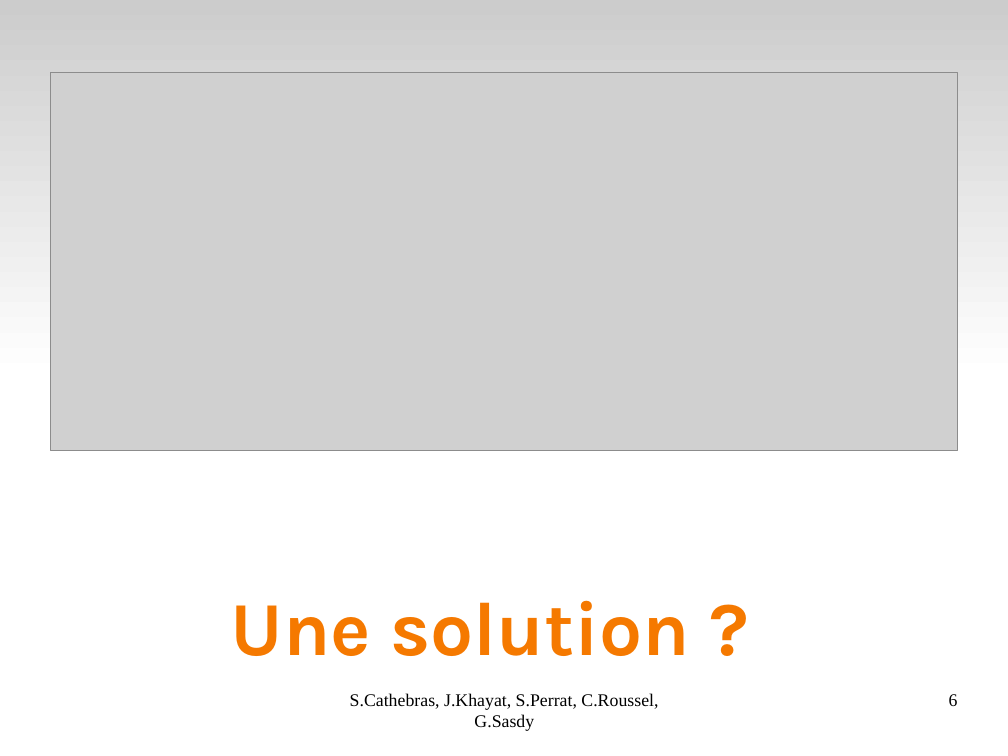
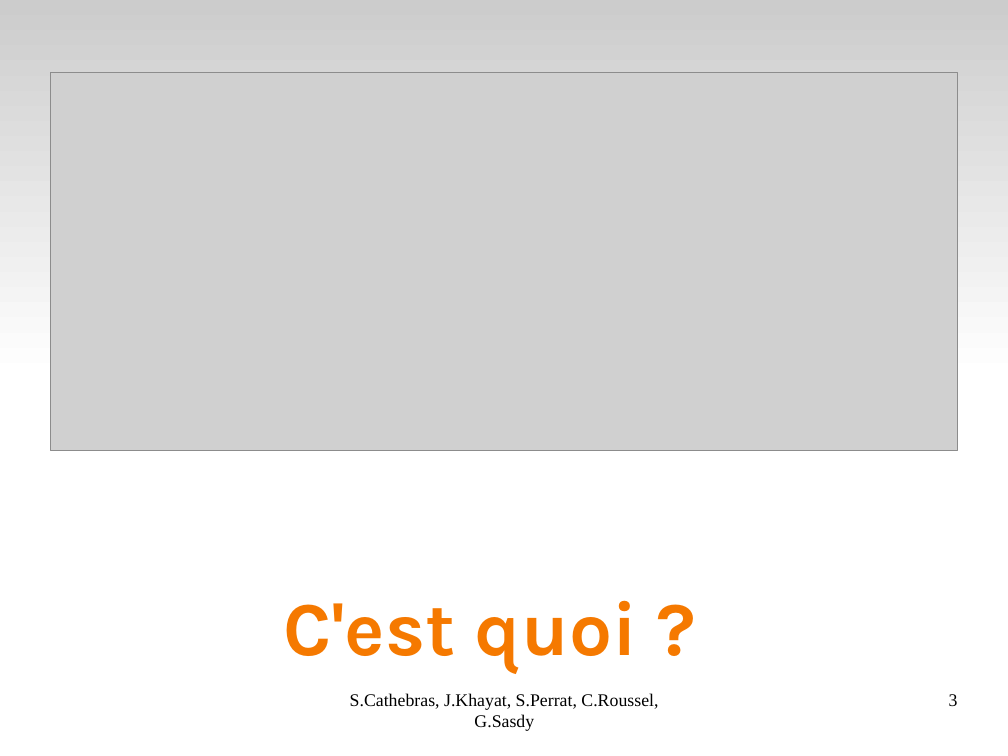
Before and after one commit to Darktrop/git-mediawiki-ensimag, a slide deck: slide 3 of sheme/presoutenance/Bilan.odp (slide 6 before the commit). Drawn at 1008x756 pixels with LibreOffice and Linux fonts; fonts in the diff are those of the drawing; grey boxes stand for pictures. Boxes give left, top, right and bottom in pixels: in the first picture for what was removed or moved away, otherwise in the second. Text is boxed around its words. In the diff, an @@ line names an element or a change of style, - is before the commit and + after.

```diff
--- a/sheme/presoutenance/Bilan.odp
+++ b/sheme/presoutenance/Bilan.odp
@@ title at (283, 600, 637, 673): text changed @@
-Une solution ?
+C'est quoi ?
@@ page number at (949, 694, 958, 706): text changed @@
-6
+3
```
Also in this commit, not shown: 3 other slides changed.
